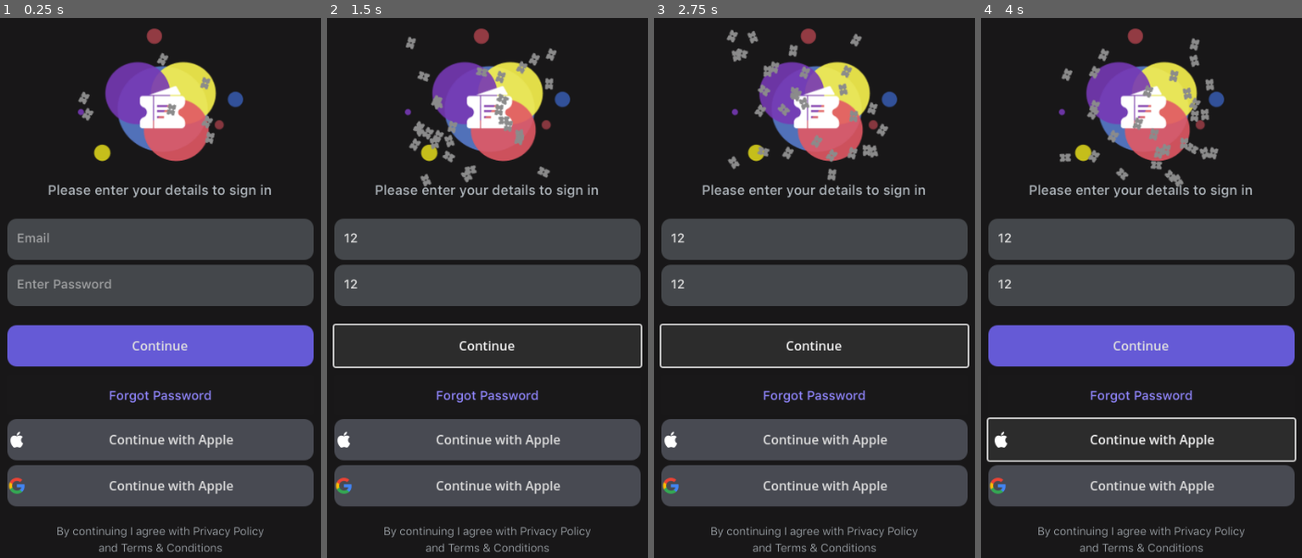
Above: before the commit, frames 1-4 (left to right).
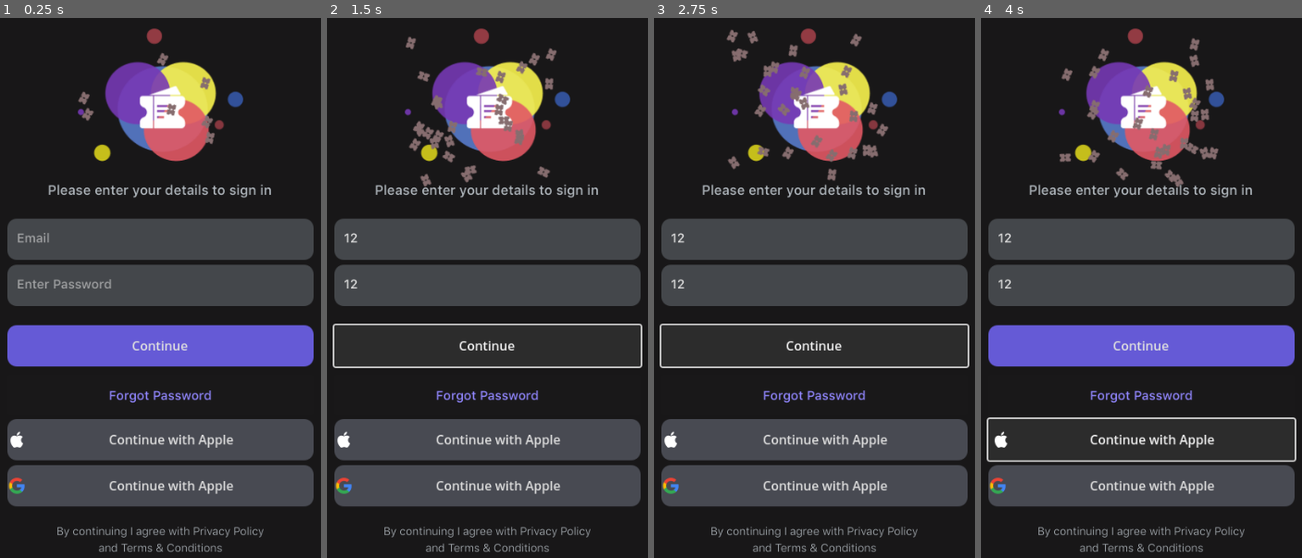
Above: after the commit, the same moments.

Repository: utentica/Ticketly-Interactions
Game: Godot game, scene res://menus/loginmain.tscn
The game is run twice, just before and just after one commit, with the same random seed, the same clock (stepped at 60 frames per second) and the same inputs.
Inputs (mouse positions are in pixels of both pictures, inside the frame that each line leads up to):
- Up to frame 1 (0.25 s): no input
- Up to frame 2 (1.5 s): click (487, 239) at 0.52 s; type "12" at 0.6 s; click (487, 288) at 0.75 s; type "12" at 0.83 s; click "Continue" at 1.25 s
- Up to frame 3 (2.75 s): click "Continue" at 2 s
- Up to frame 4 (4 s): click "Continue with Apple" at 2.75 s; click "Continue with Apple" at 3.5 s

The runs differ from the first frame. In frame 1, 0.2% of the frame differs, in the area x 24-67%, y 6-24%; in frame 2, 0.8%; in frame 3, 0.9%; in frame 4, 0.9%, in the area x 24-74%, y 3-32%.

Commit message:
odeio o godot so quero usar unity

Diff:
--- a/menus/loginmain.tscn
+++ b/menus/loginmain.tscn
@@ -208,6 +208,7 @@
 horizontal_alignment = 1
 
 [node name="GPUParticles2D" type="GPUParticles2D" parent="."]
+self_modulate = Color(0.967629, 0.787285, 0.798766, 1)
 position = Vector2(209, 106)
 amount = 30
 process_material = SubResource("ParticleProcessMaterial_hinsn")
